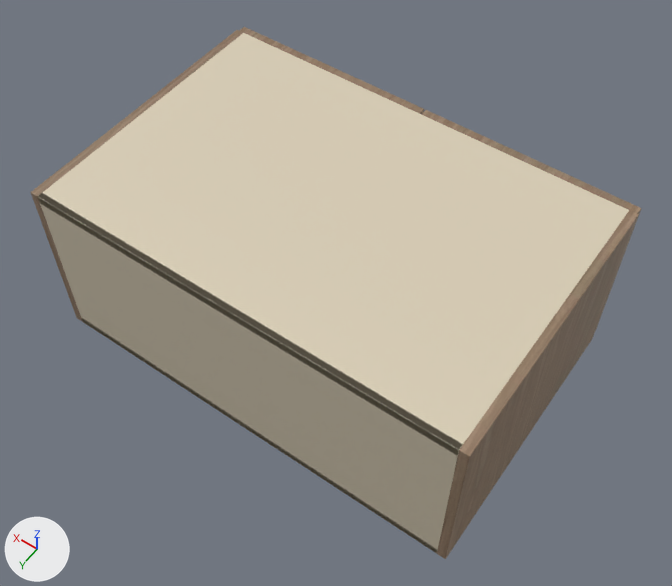
An edit to the glTF model storefront/public/cabinet-inventory/models/oppein-ply-mnw-w361524.glb, drawn before and after from the same camera.
Before and after are seen from a 50 mm lens placed at (-0.218, 0.639, 1.593), pointed at (0.433, -0.273, 0.16). The lights are fixed; the arrows at lower left show +X, +Y and +Z. The older version comes first. Where no turn or scale is listed for an object, it has been applied to the vertices.

The older version as bpy lines, for what is in view:
```python
ob_cabinet_back = bpy.data.objects.new('Cabinet back', me_cube_002)
ob_cabinet_back.location = (0.457, -0.006, 0.191)
ob_cabinet_bottom = bpy.data.objects.new('Cabinet bottom', me_cube_003)
ob_cabinet_bottom.location = (0.457, -0.293, 0.009)
ob_cabinet_side = bpy.data.objects.new('Cabinet side', me_cube)
ob_cabinet_side.location = (0.009, -0.293, 0.191)
ob_cabinet_side_001 = bpy.data.objects.new('Cabinet side.001', me_cube_001)
ob_cabinet_side_001.location = (0.905, -0.293, 0.191)
ob_cabinet_top = bpy.data.objects.new('Cabinet top', me_cube_004)
ob_cabinet_top.location = (0.457, -0.293, 0.372)
ob_door_001 = bpy.data.objects.new('Door.001', me_cube_006)
ob_door_001.location = (0.685, -0.596, 0.191)
# also in view: 'Door' at (0.229, -0.596, 0.191)
```
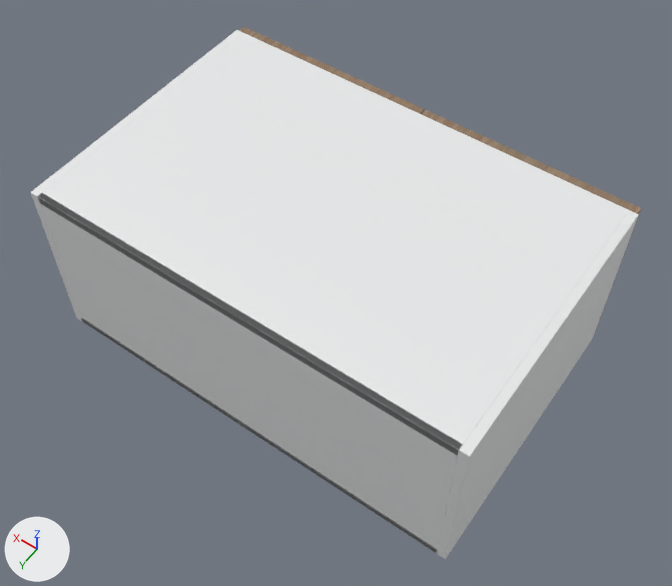
Pixel boxes [x1, y1, x2, y2] of what changed, in the pictures (672 x 586 px):
'Cabinet top', recoloured (beige to white): [38, 33, 629, 455] in both
'Cabinet back', recoloured (beige to white): [39, 194, 463, 553] in both
'Cabinet side', recoloured (brown to white): [437, 210, 639, 559] in both
'Cabinet side.001', recoloured: [31, 30, 243, 322] in both
'Cabinet bottom', recoloured: [82, 319, 437, 553] in both

The change, as a diff of the scene's bpy script:
```diff
--- a/storefront/public/cabinet-inventory/models/oppein-ply-mnw-w361524.glb.py
+++ b/storefront/public/cabinet-inventory/models/oppein-ply-mnw-w361524.glb.py
@@ mat_white_cabinet_carcass @@
+mat_white_cabinet_carcass = principled_material('White cabinet carcass')
+mat_white_cabinet_carcass.base_color = (0.82, 0.83, 0.835)  # white #eaebec
+mat_white_cabinet_carcass.roughness = 0.48
@@ me_cube_002 @@
 me_cube_002.from_pydata(...)  # 56 vertices, 108 faces; spans x -0.439..0.439, y -0.006..0.006, z -0.191..0.191
-me_cube_002.materials.append(mat_cabinet_interior___visual_interpretation)  # beige #daceb6
+me_cube_002.materials.append(mat_white_cabinet_carcass)  # white #eaebec
@@ me_cube_003 @@
 me_cube_003.from_pydata(...)  # 56 vertices, 108 faces; spans x -0.439..0.439, y -0.293..0.293, z -0.009..0.009
-me_cube_003.materials.append(mat_cabinet_interior___visual_interpretation)  # beige #daceb6
+me_cube_003.materials.append(mat_white_cabinet_carcass)  # white #eaebec
@@ me_cube @@
 me_cube.from_pydata(...)  # 56 vertices, 108 faces; spans x -0.009..0.009, y -0.293..0.293, z -0.191..0.191
-me_cube.materials.append(mat_supplier_finish___natural_wood)  # picture img_oak
+me_cube.materials.append(mat_white_cabinet_carcass)  # white #eaebec
@@ me_cube_001 @@
 me_cube_001.from_pydata(...)  # 56 vertices, 108 faces; spans x -0.009..0.009, y -0.293..0.293, z -0.191..0.191
-me_cube_001.materials.append(mat_supplier_finish___natural_wood)  # picture img_oak
+me_cube_001.materials.append(mat_white_cabinet_carcass)  # white #eaebec
@@ me_cube_004 @@
 me_cube_004.from_pydata(...)  # 56 vertices, 108 faces; spans x -0.439..0.439, y -0.293..0.293, z -0.009..0.009
-me_cube_004.materials.append(mat_cabinet_interior___visual_interpretation)  # beige #daceb6
+me_cube_004.materials.append(mat_white_cabinet_carcass)  # white #eaebec
```
